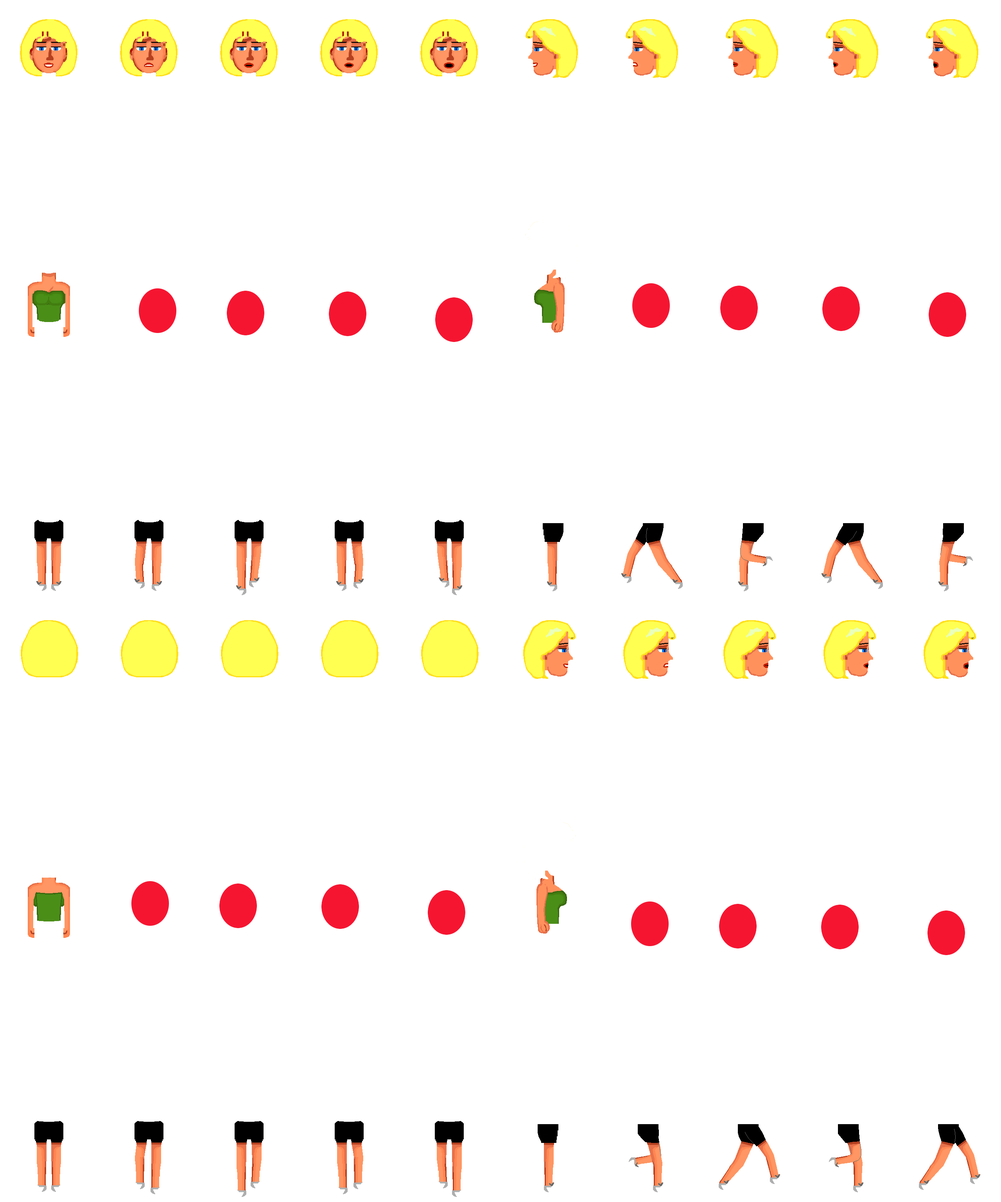
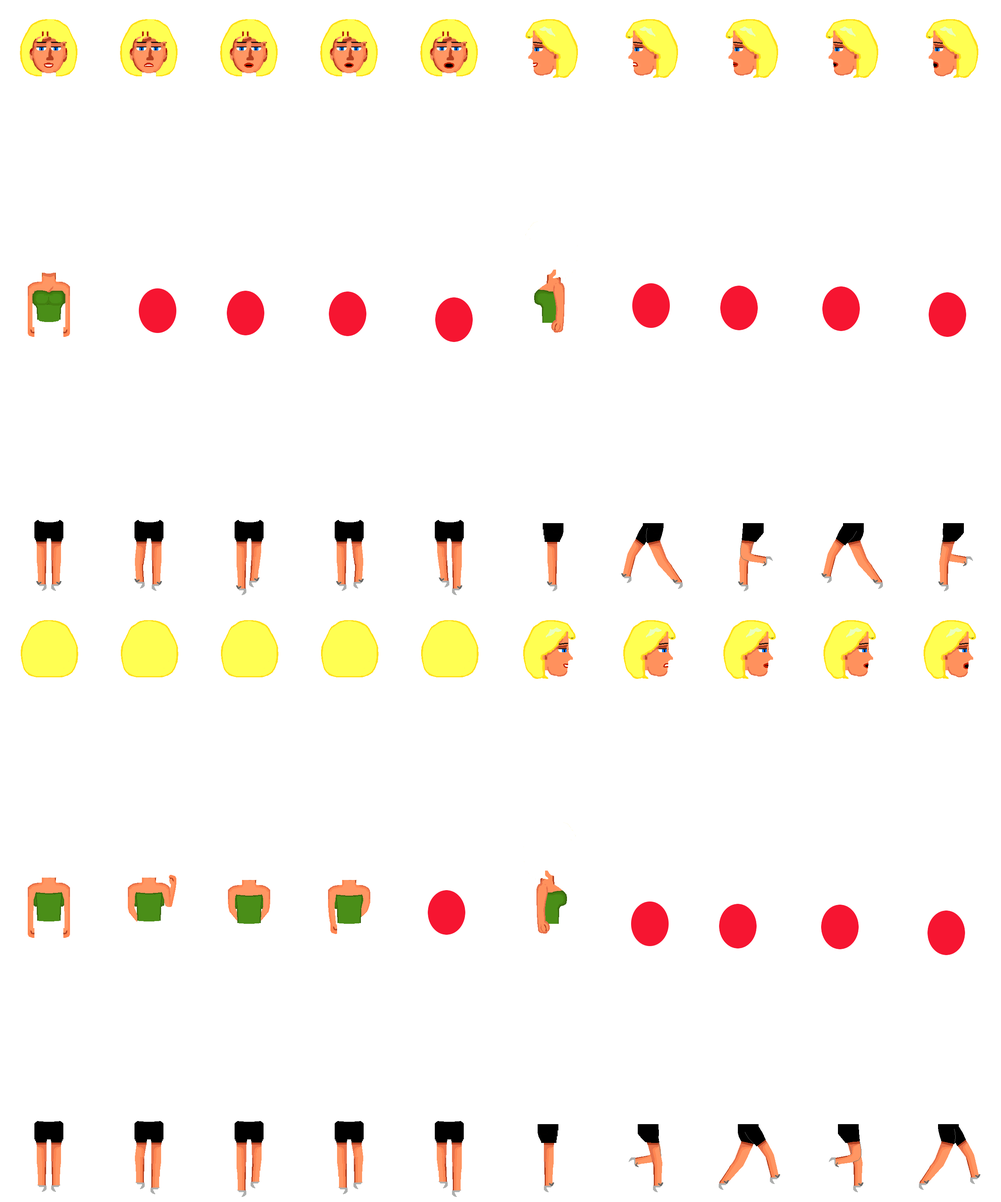
Layered file, before and after one edit (w=1001, h=1202). Changes by layer:
painted on "Background" over [39,19,975,1142]
